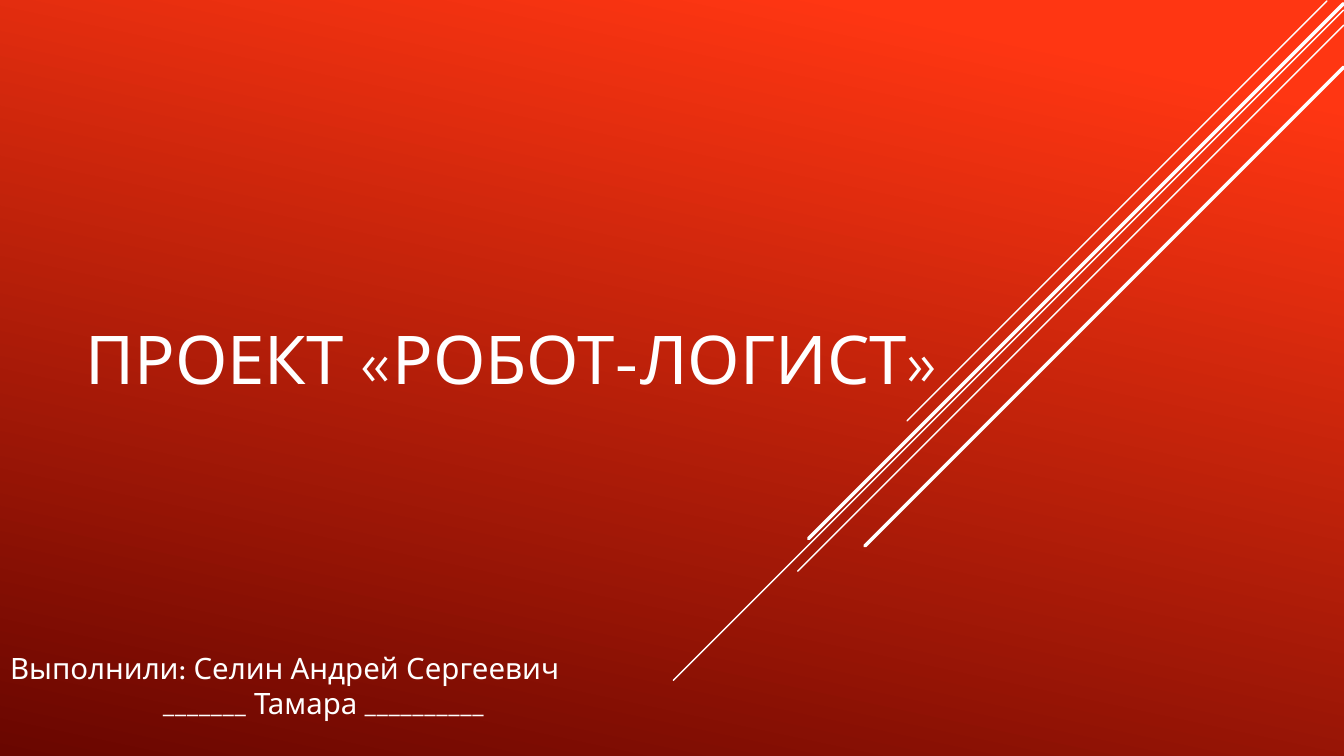
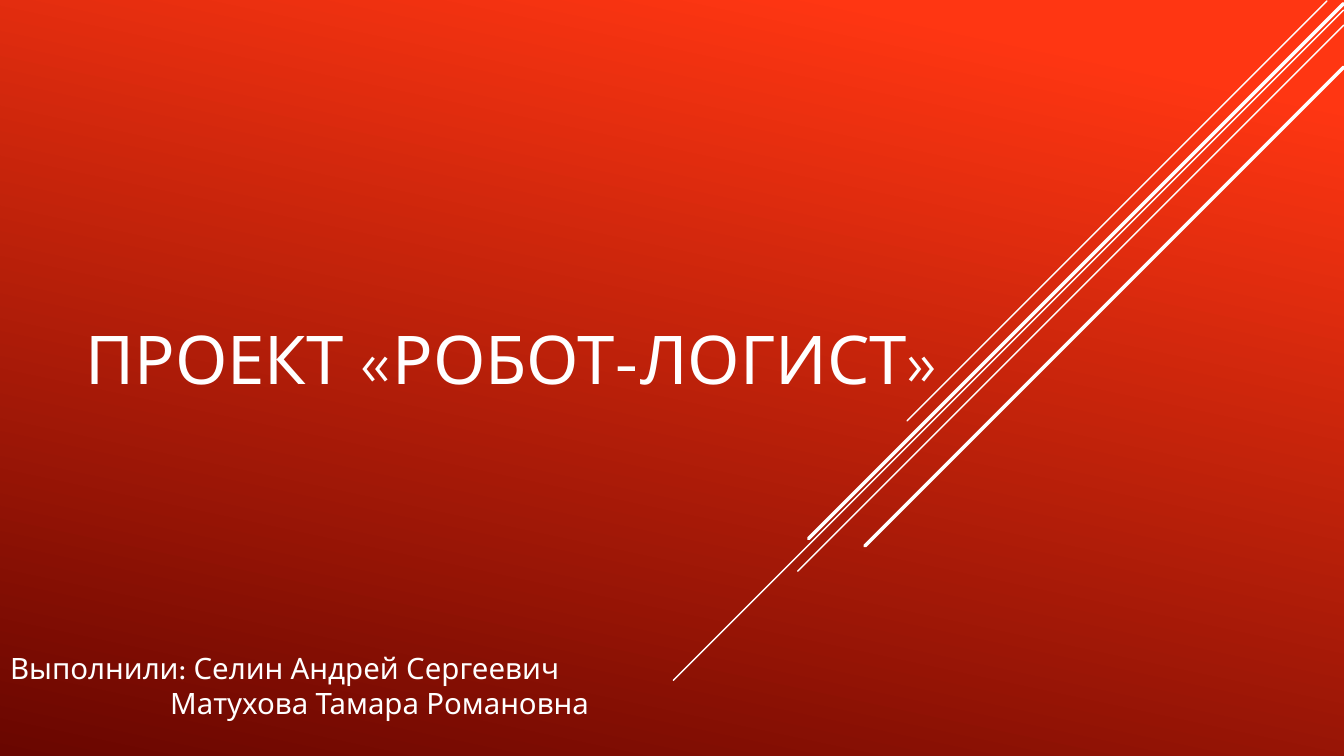
Before and after one commit to TransoChel/ProjectRobotLogistic, a slide deck: slide 1 of Проект «Робот-логист».pptx. Drawn at 1344x756 pixels with LibreOffice and Linux fonts; fonts in the diff are those of the drawing. Boxes give left, top, right and bottom in pixels: in the first picture for what was removed or moved away, otherwise in the second. Text is boxed around its words. In the diff, an @@ line names an element or a change of style, - is before the commit and + after.

```diff
--- a/Проект «Робот-логист».pptx
+++ b/Проект «Робот-логист».pptx
@@ subtitle at [10,656,589,721]: text changed @@
-Выполнили: Селин Андрей Сергеевич
-_______ Тамара __________
+Выполнили: Селин Андрей Сергеевич
+Матухова Тамара Романовна
```
Also in this commit, not shown: 3 other slides changed, 1 slide added, 5 slides removed, 3 other files.
